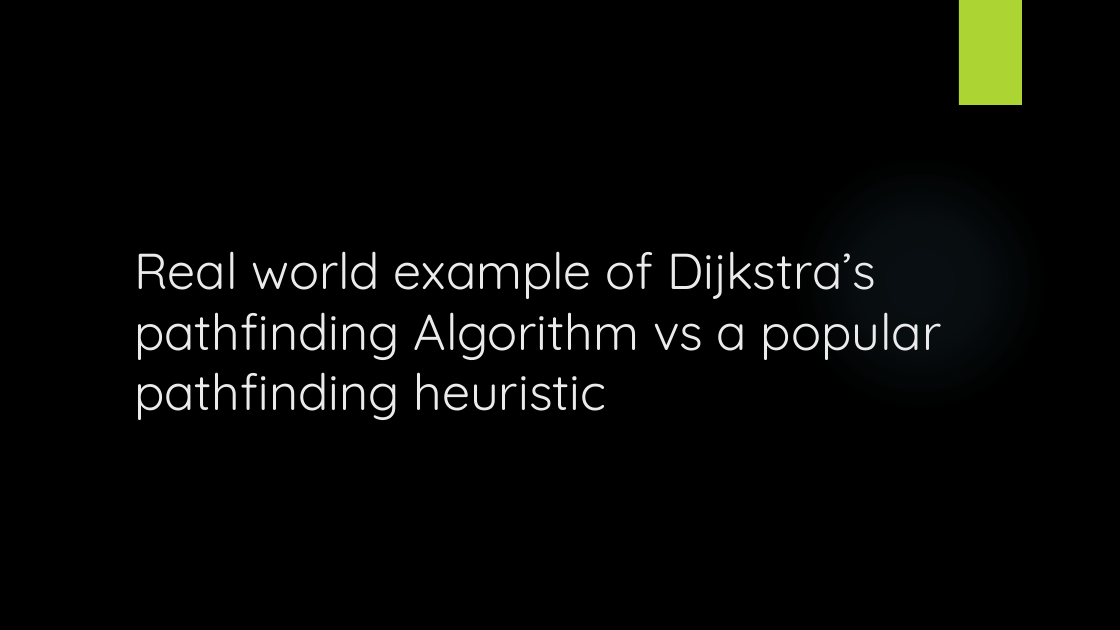
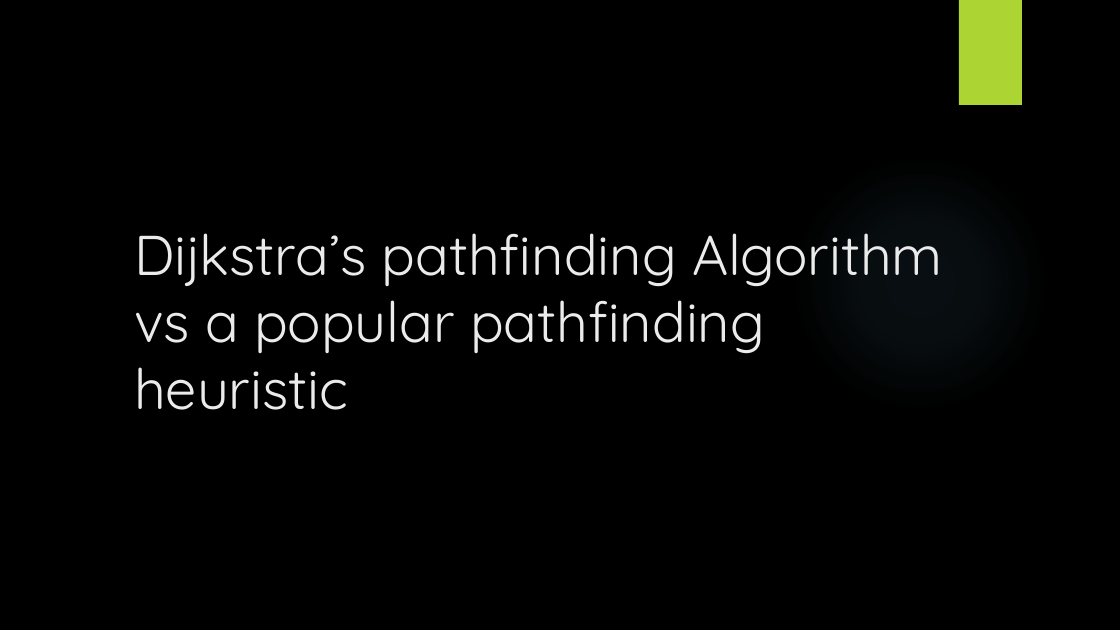
Before and after one commit to StevenPG/GraphTheoryProject2016, a slide deck: slide 1 of Documents/GraphTheoryPresentation.pptx. Drawn at 1120x630 pixels with LibreOffice and Linux fonts; fonts in the diff are those of the drawing; background and template pictures are left out. Boxes give left, top, right and bottom in pixels: in the first picture for what was removed or moved away, otherwise in the second. Text is boxed around its words. In the diff, an @@ line names an element or a change of style, - is before the commit and + after.

```diff
--- a/Documents/GraphTheoryPresentation.pptx
+++ b/Documents/GraphTheoryPresentation.pptx
@@ title at box(134, 233, 943, 410): text changed; size 43.2 to 48 pt @@
-Real world example of Dijkstra’s pathfinding Algorithm vs a popular pathfinding heuristic
+Dijkstra’s pathfinding Algorithm vs a popular pathfinding heuristic
```
Also in this commit, not shown: 1 other slide changed, 7 slides added, 2 other files.
